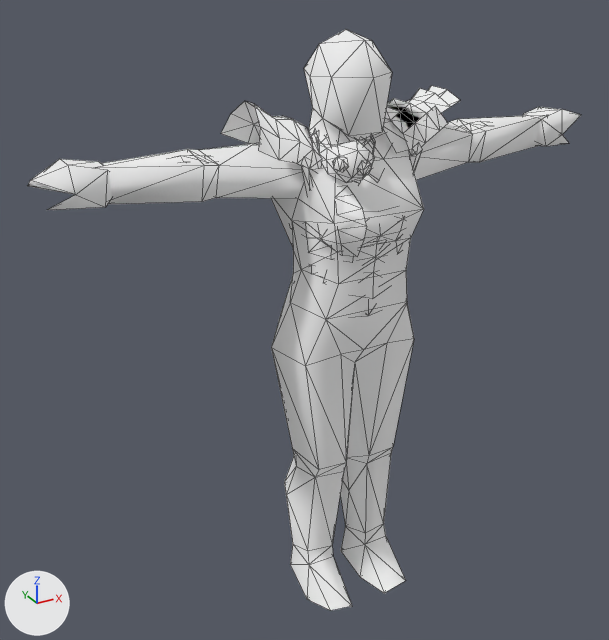
Two versions of the glTF model docs/models/f664_body.glb, one commit apart.
Before and after are seen from a 50 mm lens placed at (-1.232, -1.992, 0.894), pointed at (-0.1, 0.067, -0.135). The lights are fixed; the arrows at lower left show +X, +Y and +Z. The first picture is the older version. Mesh edges are drawn as thin lines. Vertices at exactly the same position are counted once.

The first picture shows 'Group[0]'.
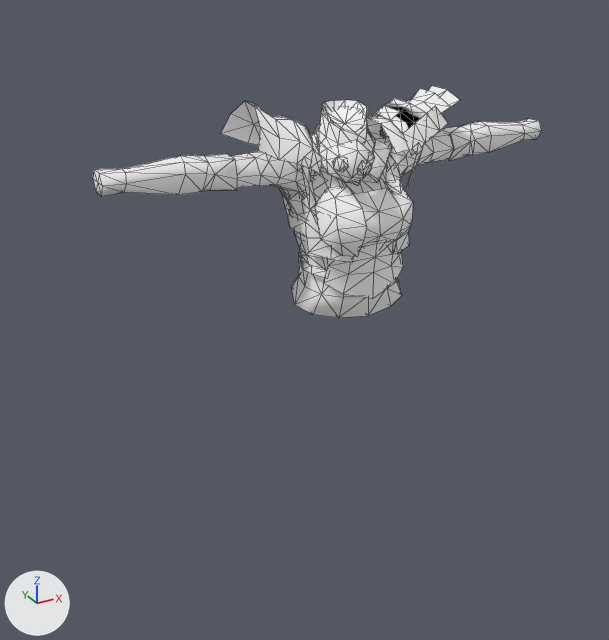
Location of each change, (x1, y1, x2, y2) in pixels of the pictures (609 x 640 px):
'Group[0]', reshaped (19% narrower, 60% shorter): before (28, 29, 581, 611); after (93, 86, 541, 318)
part 1 of me_group_0, deleted: before (93, 29, 548, 611)
part 2 of me_group_0, deleted: before (523, 107, 581, 147)
part 3 of me_group_0, deleted: before (28, 159, 111, 210)

The change in detail:
me_group_0 is used by ob_group_0; location (0.0, 0.0, 0.0).
me_group_0 had 1018 vertices, 1622 faces and spanned x -0.86..0.86, y -0.19..0.16, z -1.07..0.7.
me_group_0 now has 841 vertices, 1280 faces and spans x -0.7..0.7, y -0.19..0.15, z -0.07..0.54.
me_group_0 part 1: the loose piece of 154 vertices spanning x -0.73..0.73, y -0.19..0.16, z -1.07..0.7 is deleted.
me_group_0 part 2: the loose piece of 12 vertices spanning x 0.64..0.86, y -0.04..0.09, z 0.32..0.43 is deleted.
me_group_0 part 3: the loose piece of 11 vertices spanning x -0.86..-0.64, y -0.04..0.09, z 0.33..0.43 is deleted.
